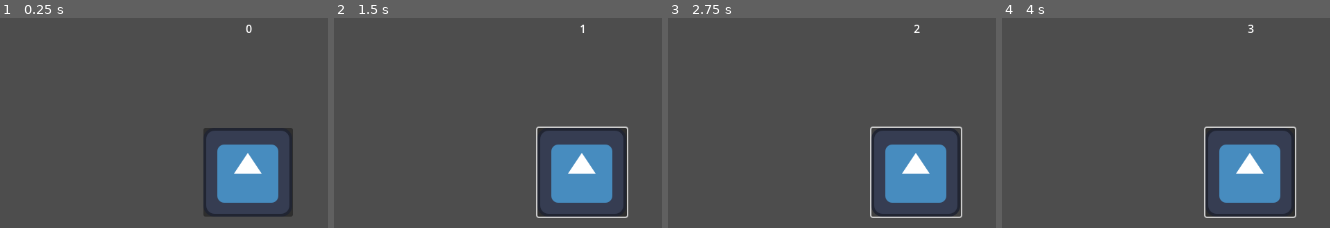
Above: before the commit, frames 1-4 (left to right).
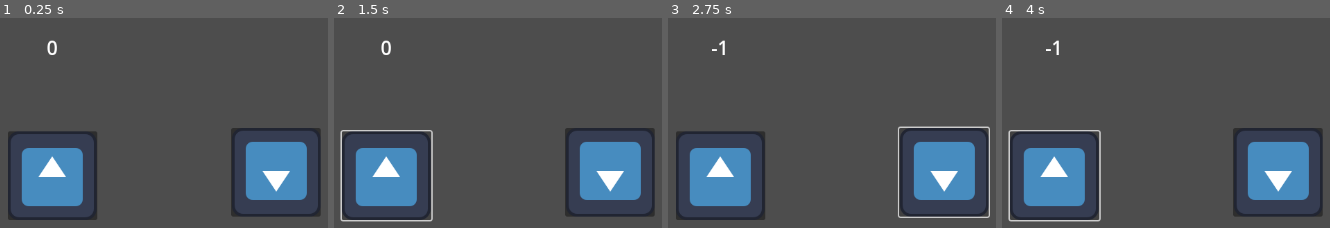
Above: after the commit, the same moments.

Repository: daveSoupy/TheGatesoftheDollhouse
Game: Godot game, scene res://MainScene.tscn
Two runs of this game, one before a commit and one after it. Both use one fixed random seed, a clock stepped at 60 frames per second and the inputs below. The engine's default icon, where the game draws it, is replaced by a stand-in: a white triangle on a blue panel in a dark square.
Inputs (mouse positions are in pixels of both pictures, inside the frame that each line leads up to):
- Up to frame 1 (0.25 s): no input
- Up to frame 2 (1.5 s): click (583, 171) at 0.52 s; click (386, 175) at 1.27 s
- Up to frame 3 (2.75 s): click (943, 171) at 2.02 s
- Up to frame 4 (4 s): click (1251, 171) at 2.77 s; click (1054, 175) at 3.52 s

The runs differ from the first frame. In frame 1, 14% of the frame differs, in the area x 2-98%, y 2-97%; in frame 2, 16%, in the area x 1-98%, y 2-98%; in frame 3, 15%; in frame 4, 16%.

Commit message:
Buttons
Button makes number go up and number go down

Diff:
--- a/Dave and Aaron make a Clicker/MainScene.tscn
+++ b/Dave and Aaron make a Clicker/MainScene.tscn
@@ -1,19 +1,36 @@
-[gd_scene load_steps=2 format=3 uid="uid://d0xuusrfq75x3"]
+[gd_scene load_steps=4 format=3 uid="uid://d0xuusrfq75x3"]
 
 [ext_resource type="PackedScene" uid="uid://cvwthqvdmu3gg" path="res://Button.tscn" id="1_3mqji"]
+[ext_resource type="Script" uid="uid://ctcfanufxlonr" path="res://main_scene.gd" id="1_x4av3"]
+
+[sub_resource type="Theme" id="Theme_3mqji"]
+default_font_size = 28
 
 [node name="MainScene" type="Node2D"]
+script = ExtResource("1_x4av3")
 
-[node name="Button" parent="." instance=ExtResource("1_3mqji")]
-offset_left = 524.0
-offset_top = 251.0
-offset_right = 653.0
-offset_bottom = 379.0
+[node name="Up Button" parent="." instance=ExtResource("1_3mqji")]
+offset_left = 242.0
+offset_top = 256.0
+offset_right = 371.0
+offset_bottom = 384.0
+script = null
+
+[node name="Down Button" parent="." instance=ExtResource("1_3mqji")]
+offset_left = 693.0
+offset_top = 379.0
+offset_right = 822.0
+offset_bottom = 507.0
+rotation = 3.1415927
+script = null
 
 [node name="scorelable" type="Label" parent="."]
-offset_left = 539.0
-offset_top = 96.0
-offset_right = 641.0
-offset_bottom = 174.0
-text = "0"
+offset_left = 255.0
+offset_top = 116.0
+offset_right = 357.0
+offset_bottom = 194.0
+theme = SubResource("Theme_3mqji")
 horizontal_alignment = 1
+
+[connection signal="pressed" from="Up Button" to="." method="_on_up_button_pressed"]
+[connection signal="pressed" from="Down Button" to="." method="_on_down_button_pressed"]
--- a/Dave and Aaron make a Clicker/button.gd
+++ b/Dave and Aaron make a Clicker/button.gd
@@ -1,7 +1 @@
 extends Button
-
-var score = 0
-
-func _on_pressed() -> void:
-	score += 1
-	$"../scorelable".text = str(score)
--- /dev/null
+++ b/Dave and Aaron make a Clicker/main_scene.gd
@@ -0,0 +1,20 @@
+extends Node2D
+
+@onready var scoreLabel = $scorelable
+
+var score = 0
+
+func _ready():
+	scoreLabel.text = str(score)
+
+func update_score():
+	scoreLabel.text = str(score)
+
+
+func _on_up_button_pressed() -> void:
+	score += 1
+	update_score()
+
+func _on_down_button_pressed() -> void:
+	score -= 1
+	update_score()
--- a/Dave and Aaron make a Clicker/numberGoUp.gd
+++ /dev/null
@@ -1,5 +0,0 @@
-extends Node
-
-#Test Comment
-
-var buttonClicked = 0
Not shown, added: Dave and Aaron make a Clicker/main_scene.gd.uid
Not shown, removed: Dave and Aaron make a Clicker/numberGoUp.gd.uid
